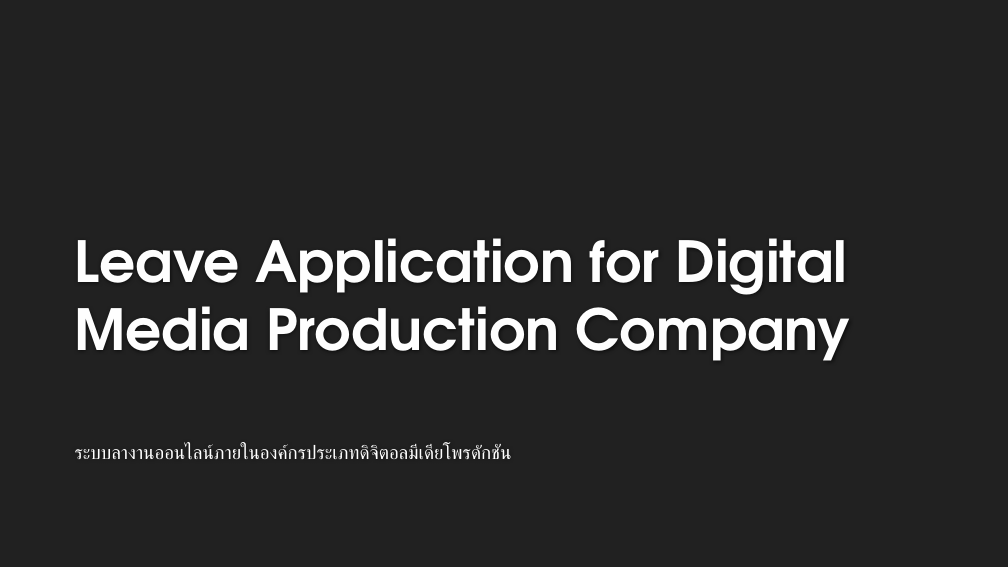
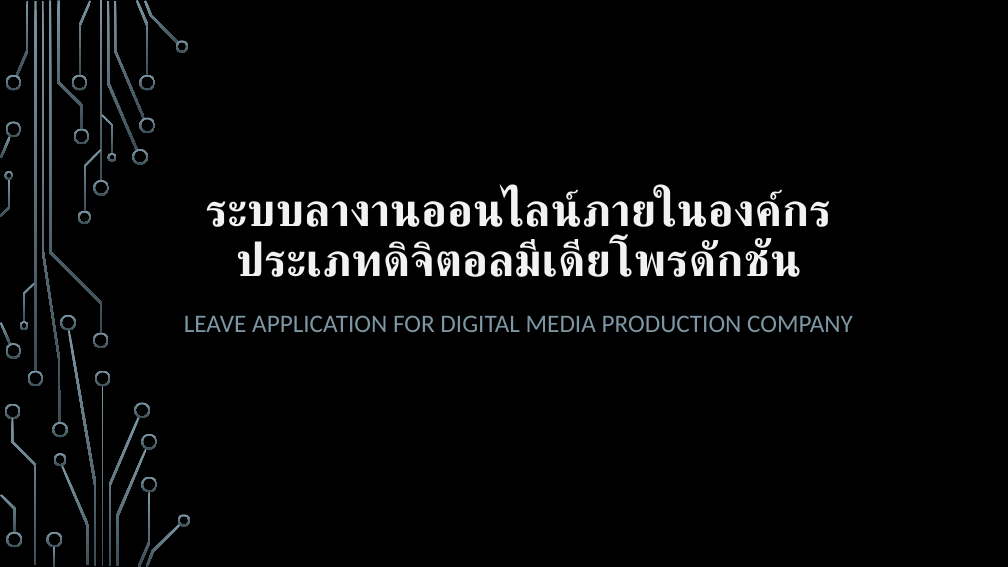
Before and after one commit to MrFermz/leaveAppDoc, a slide deck: slide 1 of Present/master.pptx. Drawn at 1008x567 pixels with LibreOffice and Linux fonts; fonts in the diff are those of the drawing; background and template pictures are left out. Boxes give left, top, right and bottom in pixels: in the first picture for what was removed or moved away, otherwise in the second. Text is boxed around its words. In the diff, an @@ line names an element or a change of style, - is before the commit and + after.

```diff
--- a/Present/master.pptx
+++ b/Present/master.pptx
@@ background #212121 to picture (left out) @@
@@ title "ระบบลางานออนไลน์ภายในองค์กรประเภทดิจิตอลมีเดียโพรดักชัน": place and size @@
-title "ระบบลางานออนไลน์ภายในองค์กรประเภทดิจิตอลมีเดียโพรดักชัน" at box(75, 444, 512, 460)
+title "ระบบลางานออนไลน์ภายในองค์กรประเภทดิจิตอลมีเดียโพรดักชัน" at box(205, 190, 831, 277)
@@ title "ระบบลางานออนไลน์ภายในองค์กรประเภทดิจิตอลมีเดียโพรดักชัน" at box(205, 190, 831, 277): size 18 to 44 pt, text colour #FFFFFF to #F2F2F2, bold on; alignment left to centre; line spacing 1 to 0.9; less space between paragraphs; vertical alignment top to bottom @@
@@ subtitle "LEAVE APPLICATION FOR DIGITAL MEDIA ..." at box(184, 315, 853, 332): vertical alignment bottom to top @@
@@ subtitle at box(184, 315, 853, 332): text changed; size 54 to 24 pt; font TeX Gyre Adventor to Calibri; text colour #FEFEFE to #7C96A3; bold off @@
-Leave Application for Digital Media Production Company
+LEAVE APPLICATION FOR DIGITAL MEDIA PRODUCTION COMPANY
@@ group added at box(0, 0, 191, 567): 50 freeform shapes, 4 rectangles @@
```
Also in this commit, not shown: 16 slides added, 1 slide removed, 8 other files.
